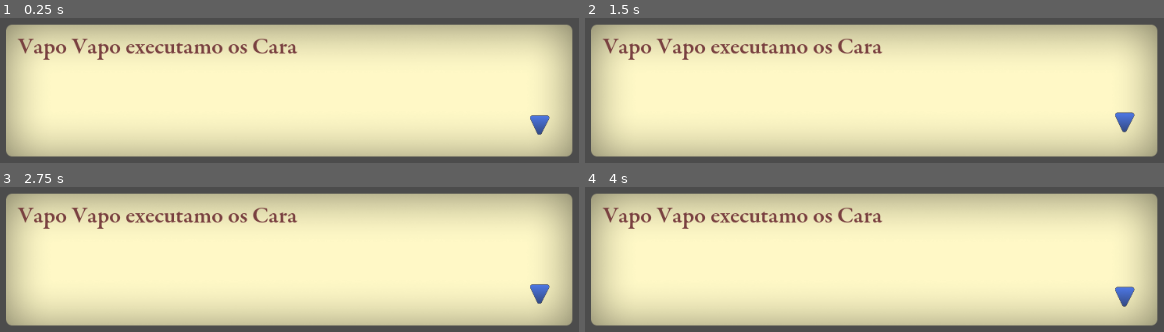
Above: before the commit, frames 1-4 (two rows, left to right).
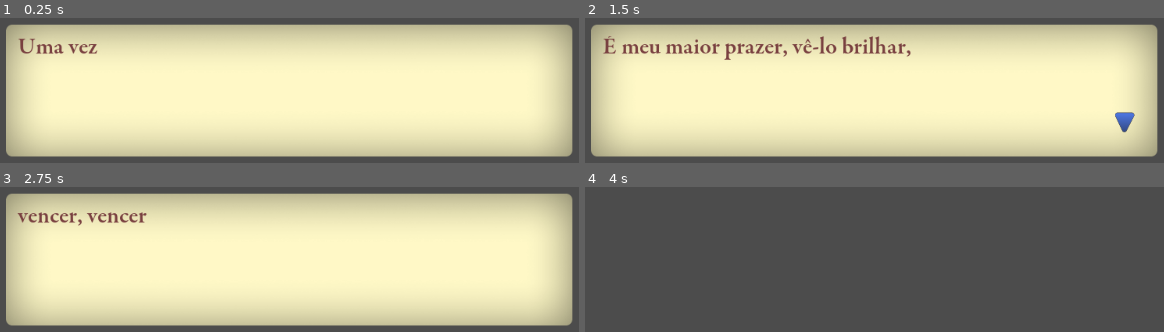
Above: after the commit, the same moments.

Repository: eduregis/hexachronos
Game: Godot game, scene res://DialogueBox.tscn
Same seed, same stepped clock (60 frames per second), same inputs: the game is played once before the commit and once after it.
Inputs:
- Up to frame 1 (0.25 s): no input
- Up to frame 2 (1.5 s): tap Enter (ui_accept) at 0.5, 0.6, 0.77, 1.07, 1.35 s
- Up to frame 3 (2.75 s): tap Enter (ui_accept) at 1.52, 1.82, 2.1 s
- Up to frame 4 (4 s): tap Enter (ui_accept) at 2.75, 2.85, 3.02, 3.32, 3.6, 3.77 s

The runs differ from the first frame. In frame 1, 2.4% of the frame differs, in the area x 3-95%, y 13-81%; in frame 2, 2.8%; in frame 3, 2.5%; in frame 4, 90%, in the area x 1-99%, y 4-96%.

Commit message:
tween animate the text

Diff:
--- a/Controller/DialogueBox.gd
+++ b/Controller/DialogueBox.gd
@@ -1 +1,45 @@
 extends Control
+
+var dialogue = [
+	'Uma vez Flamengo, sempre Flamengo,',
+	'Flamengo sempre eu hei de ser,',
+	'É meu maior prazer, vê-lo brilhar,',
+	'Seja na terra, seja no mar,',
+	'vencer, vencer, vencer,',
+	'uma vez Flamengo, Flamengo até morrer!'
+]
+
+var dialogue_index = 0
+
+var finished = false
+
+func _ready():
+	load_dialogue()
+
+func _process(delta):
+	$"next-indicator".visible = finished
+	if Input.is_action_just_pressed("ui_accept"):
+		if finished:
+			load_dialogue()
+		else:
+			$Tween.stop_all()
+			$RichTextLabel.percent_visible = 1
+			finished = true
+
+func load_dialogue():
+	if dialogue_index < dialogue.size():
+		finished = false
+		$RichTextLabel.bbcode_text = dialogue[dialogue_index]
+		$RichTextLabel.percent_visible = 0
+		$Tween.interpolate_property(
+			$RichTextLabel, "percent_visible", 0 , 1, 1,
+			Tween.TRANS_LINEAR, Tween.EASE_IN_OUT
+		)
+		$Tween.start()
+	else:
+		queue_free()
+	dialogue_index += 1
+
+
+func _on_Tween_tween_completed(object, key):
+	finished = true
--- a/DialogueBox.tscn
+++ b/DialogueBox.tscn
@@ -76,7 +76,8 @@
 }
 
 [node name="next-indicator" type="Sprite" parent="DialogueBox"]
-position = Vector2( 683.01, 128.939 )
+visible = false
+position = Vector2( 683.01, 129.937 )
 scale = Vector2( 0.5, 0.5 )
 texture = ExtResource( 3 )
 
@@ -85,3 +86,4 @@
 anims/Idle = SubResource( 2 )
 
 [node name="Tween" type="Tween" parent="DialogueBox"]
+[connection signal="tween_completed" from="DialogueBox/Tween" to="DialogueBox" method="_on_Tween_tween_completed"]
